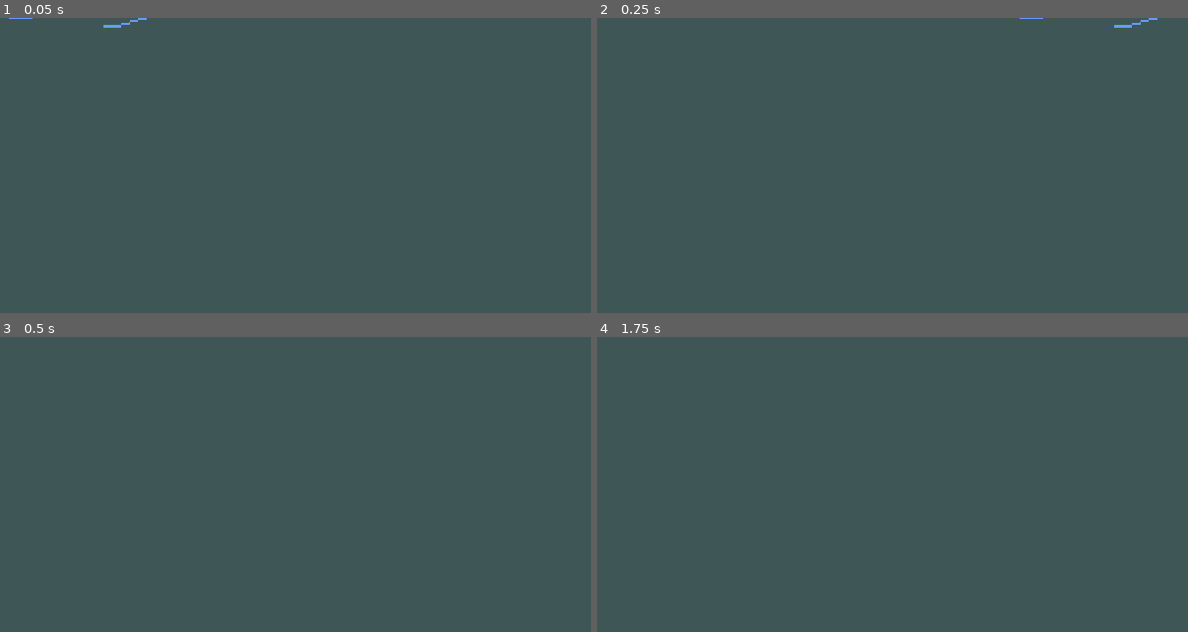
Above: before the commit, frames 1-4 (two rows, left to right).
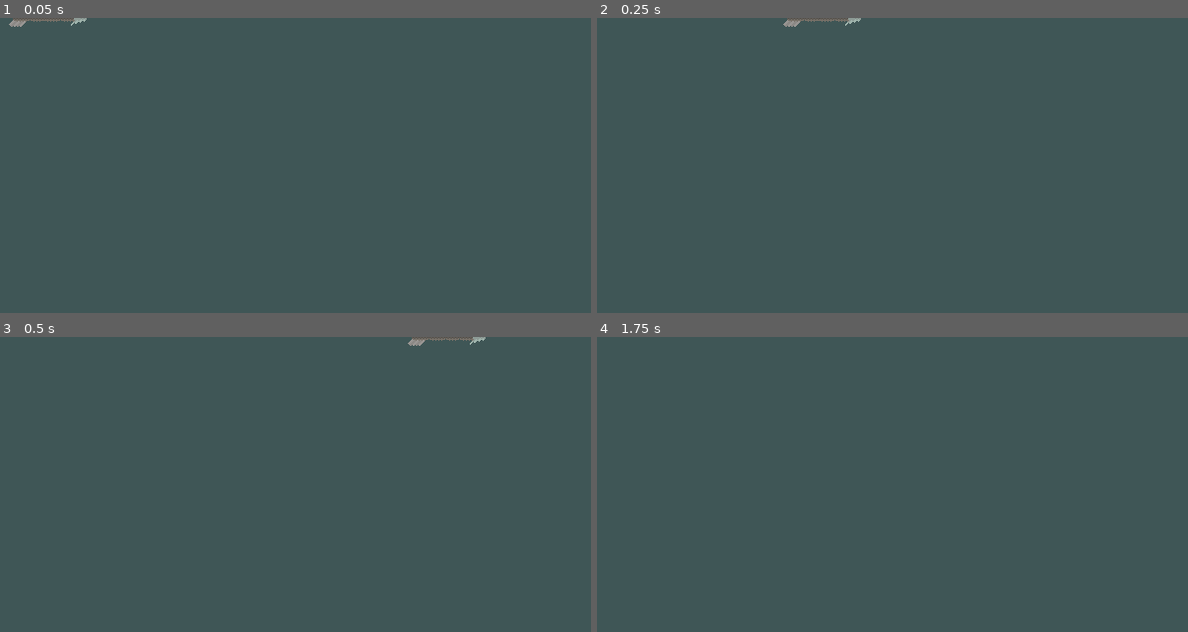
Above: after the commit, the same moments.

Repository: arrowira/miniJam200
Game: Godot game, scene res://Scenes/Arrow.tscn
The game is run twice, just before and just after one commit, with the same random seed, the same clock (stepped at 60 frames per second) and the same inputs. This scene is started directly instead of the project's main scene.
Inputs (mouse positions are in pixels of both pictures, inside the frame that each line leads up to):
- Up to frame 1 (0.05 s): no input
- Up to frame 2 (0.25 s): no input
- Up to frame 3 (0.5 s): no input
- Up to frame 4 (1.75 s): move the mouse to (1022, 469) at 0.52 s; hold D (Right) 0.53-1.28 s; tap Shift (Dash) at 0.6, 1.35 s; click (1022, 469) at 0.67 s; tap Enter at 1.25 s; move the mouse to (774, 499) at 1.27 s; hold S (Down) from 1.28 s (still down)

The runs differ from the first frame. In frame 1, 0.2% of the frame differs, in the area x 1-25%, y 0-4%; in frame 2, 0.2%, in the area x 31-95%, y 0-4%; in frame 3, 0.2%; in frame 4, nothing differs.

Commit message:
arrow sprite

Diff:
--- a/minijam-200/Scenes/Arrow.tscn
+++ b/minijam-200/Scenes/Arrow.tscn
@@ -1,7 +1,7 @@
 [gd_scene load_steps=4 format=3 uid="uid://hr83k442xjic"]
 
 [ext_resource type="Script" uid="uid://bejv5m45woyv1" path="res://Scripts/Arrow.gd" id="1_7v023"]
-[ext_resource type="Texture2D" uid="uid://dl340mgqtgi8y" path="res://Sprites/TestArrow.png" id="2_7v023"]
+[ext_resource type="Texture2D" uid="uid://ck5nwoqf2obg8" path="res://Sprites/arrow-1.png.png" id="2_7v023"]
 
 [sub_resource type="RectangleShape2D" id="RectangleShape2D_7v023"]
 size = Vector2(28.935188, 21.352587)
@@ -11,9 +11,9 @@
 
 [node name="Sprite" type="Sprite2D" parent="."]
 texture_filter = 1
-position = Vector2(-26, -3.1664968e-08)
-rotation = 1.5598922
-scale = Vector2(2.534225, 8.760999)
+position = Vector2(1, 1.000001)
+rotation = 2.3561945
+scale = Vector2(0.1, 0.1)
 texture = ExtResource("2_7v023")
 
 [node name="Collider" type="CollisionShape2D" parent="."]
--- a/minijam-200/Scripts/Arrow.gd
+++ b/minijam-200/Scripts/Arrow.gd
@@ -3,7 +3,7 @@
 var DespawnTimer = 0
 
 func _physics_process(delta: float) -> void:
-	global_position += transform.x * 35
+	global_position += transform.x * 15
 
 
 
Binary file added: minijam-200/Sprites/arrow-1.png.png
Not shown, added: minijam-200/Sprites/arrow-1.png.png.import
